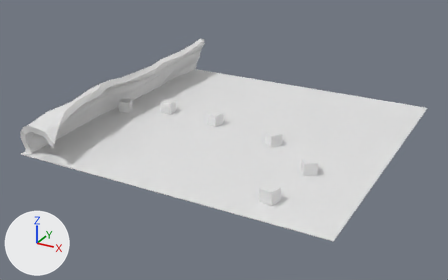
Renders of the Blender file godot-4-jam-template-main/assets/3d/city.blend from each side of a commit.
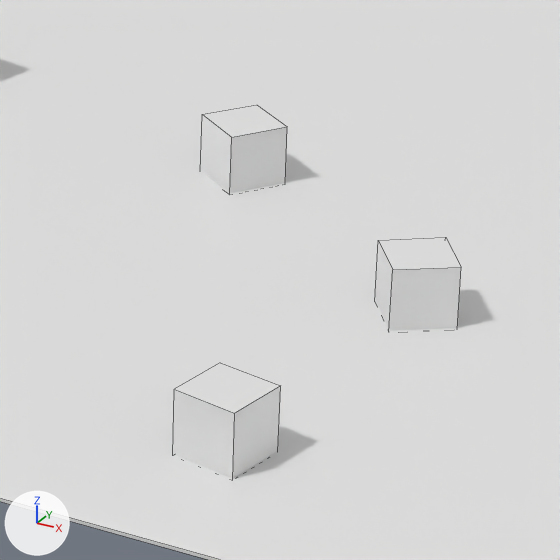
The first picture shows the older version from a 50 mm camera at (685.0, -846.0, 412.0) aimed at (231.0, -22.0, 0.0). The close-ups show both versions on the part from 50% to 76% of the width and 39% to 80% of the height of that picture; other places that the commit changed are outside them. Lighting does not change. The marker at lower left points along +X, +Y and +Z. The close-ups show mesh edges as thin lines.
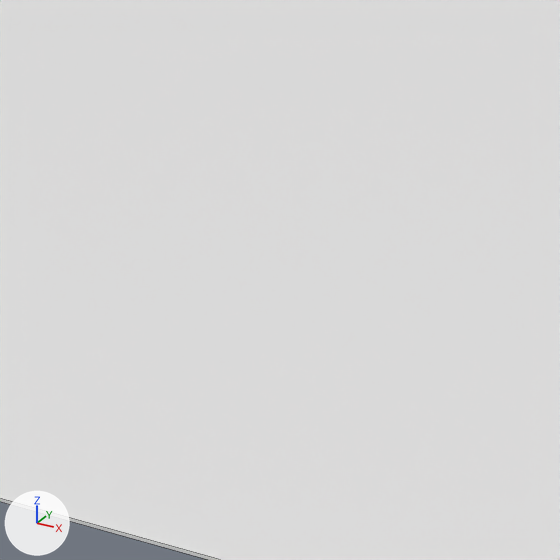
Where the change shows, as pixel boxes (x1, y1, x2, y2) in the close-ups (560 x 560 px):
'Cube.006', moved, turned, rescaled (not visible afterwards): before (173, 363, 281, 479)
'Cube.004', moved, turned, rescaled (not visible afterwards): before (375, 238, 461, 331)
'Cube.003', moved, turned, rescaled (not visible afterwards): before (200, 105, 287, 193)

Patch to the scene script:
```diff
--- a/godot-4-jam-template-main/assets/3d/city.blend.py
+++ b/godot-4-jam-template-main/assets/3d/city.blend.py
@@ ob_cube_003 @@
 ob_cube_003 = bpy.data.objects.new('Cube.003', me_cube_004)
-ob_cube_003.location = (322.3, -26.1, 22.1)
-ob_cube_003.rotation_euler = (0.0, 0.0, -0.643)  # degrees (0, 0, -37)
-ob_cube_003.scale = (10.0, 10.0, 10.0)
+ob_cube_003.location = (87.4, -205.4, 14.3)
+ob_cube_003.rotation_euler = (0.0, 0.0, -0.977)  # degrees (0, 0, -56)
+ob_cube_003.scale = (1.69, 1.69, 1.69)
@@ ob_cube_004 @@
 ob_cube_004 = bpy.data.objects.new('Cube.004', me_cube_005)
-ob_cube_004.location = (407.6, -91.2, 22.1)
-ob_cube_004.rotation_euler = (0.0, 0.0, -0.977)  # degrees (0, 0, -56)
-ob_cube_004.scale = (10.0, 10.0, 10.0)
+ob_cube_004.location = (89.9, -213.1, 14.3)
+ob_cube_004.rotation_euler = (0.0, 0.0, -1.785)  # degrees (0, 0, -102)
+ob_cube_004.scale = (1.69, 1.69, 1.69)
@@ ob_cube_006 @@
 ob_cube_006 = bpy.data.objects.new('Cube.006', me_cube_007)
-ob_cube_006.location = (393.7, -192.7, 22.1)
-ob_cube_006.rotation_euler = (0.0, 0.0, -1.785)  # degrees (0, 0, -102)
-ob_cube_006.scale = (10.0, 10.0, 10.0)
+ob_cube_006.location = (80.2, -198.8, 14.3)
+ob_cube_006.rotation_euler = (0.0, 0.0, -0.643)  # degrees (0, 0, -37)
+ob_cube_006.scale = (1.69, 1.69, 1.69)
```
